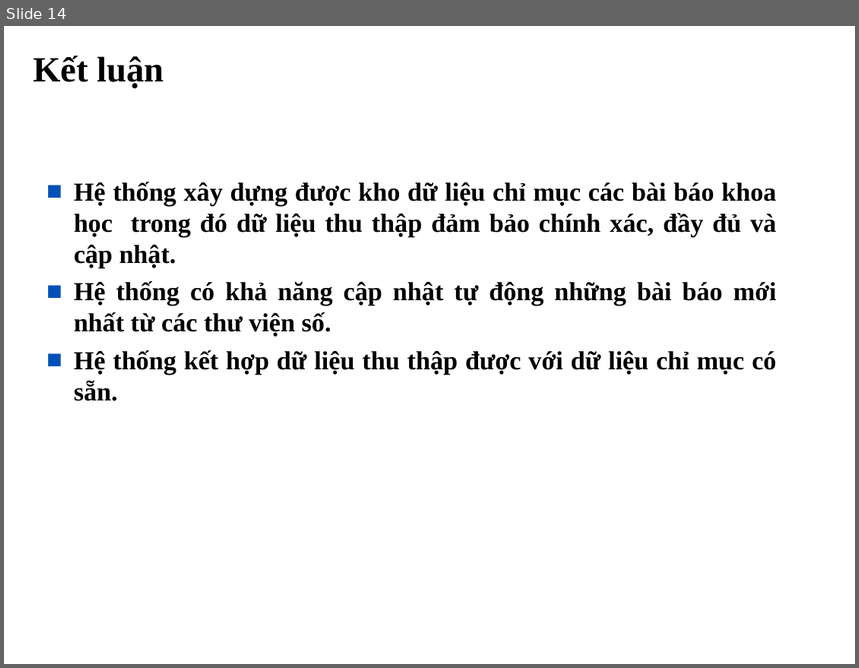
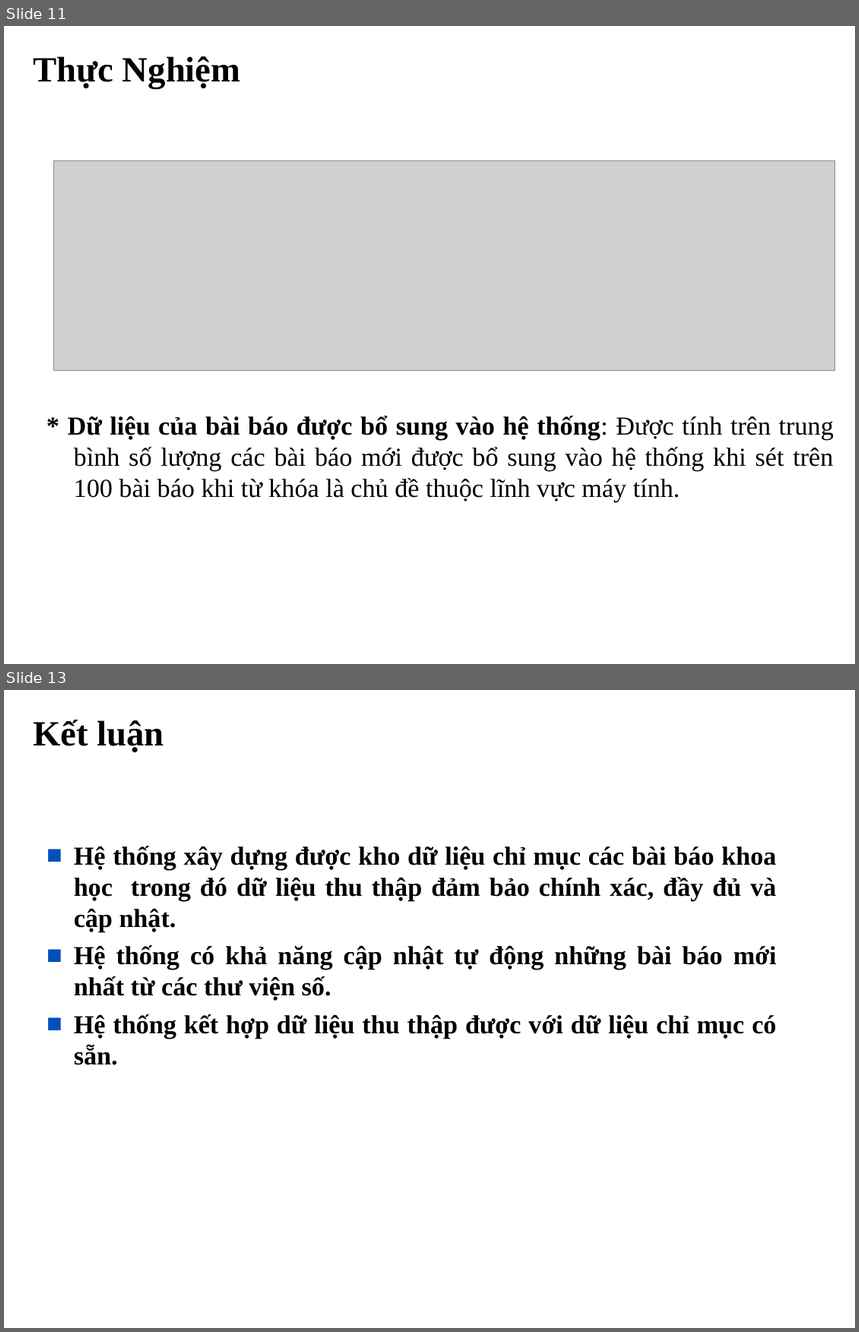
Before and after one commit to tiendv/detaitotnghiep, a slide deck: Report/Bao cao khoa luan/Trinh bay bao cao.ppt. Shown one above the other, each under a label of ours: slide 14 before the commit, slides 11 and 13 after it; the slides between them are not shown. The pictures are 859x668 and 859x1332 pixels, drawn with LibreOffice and Linux fonts; fonts in the diff are those of the drawing; grey boxes stand for pictures; background and template pictures are left out. Boxes give left, top, right and bottom in pixels: in the first picture for what was removed or moved away, otherwise in the second. Text is boxed around its words. In the diff, an @@ line names an element or a change of style, - is before the commit and + after.

```diff
--- a/Report/Bao cao khoa luan/Trinh bay bao cao.ppt
+++ b/Report/Bao cao khoa luan/Trinh bay bao cao.ppt
@@ slide 11 added at <box>4,26,855,664</box>, background #FFFFFF @@
@@ title added at <box>34,56,240,89</box>, 30 pt, text #000000, bold @@
+Thực Nghiệm
@@ picture added at <box>53,161,835,371</box> @@
@@ text added at <box>68,416,834,503</box>, 22 pt, text #000000 @@
+* Dữ liệu của bài báo được bổ sung vào hệ thống: Được tính trên trung bình số lượng các bài báo mới được bổ sung vào hệ thống khi sét trên 100 bài báo khi từ khóa là chủ đề thuộc lĩnh vực máy tính.
@@ rectangle added at <box>4,622,649,648</box>, fill #FFFFFF, outline #FFFFFF 0.74 pt @@
@@ what was slide 14 is now slide 13 @@
```
Also in this commit, not shown: 3 slides changed, 3 other slides added, 5 slides removed.
